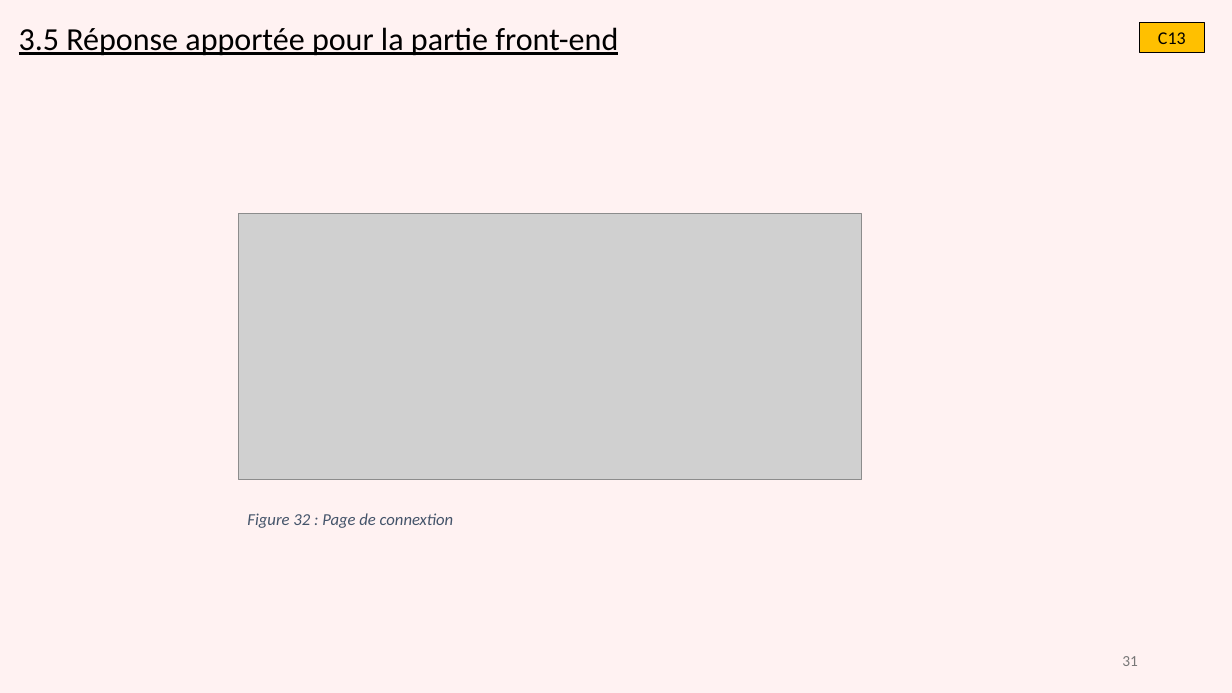
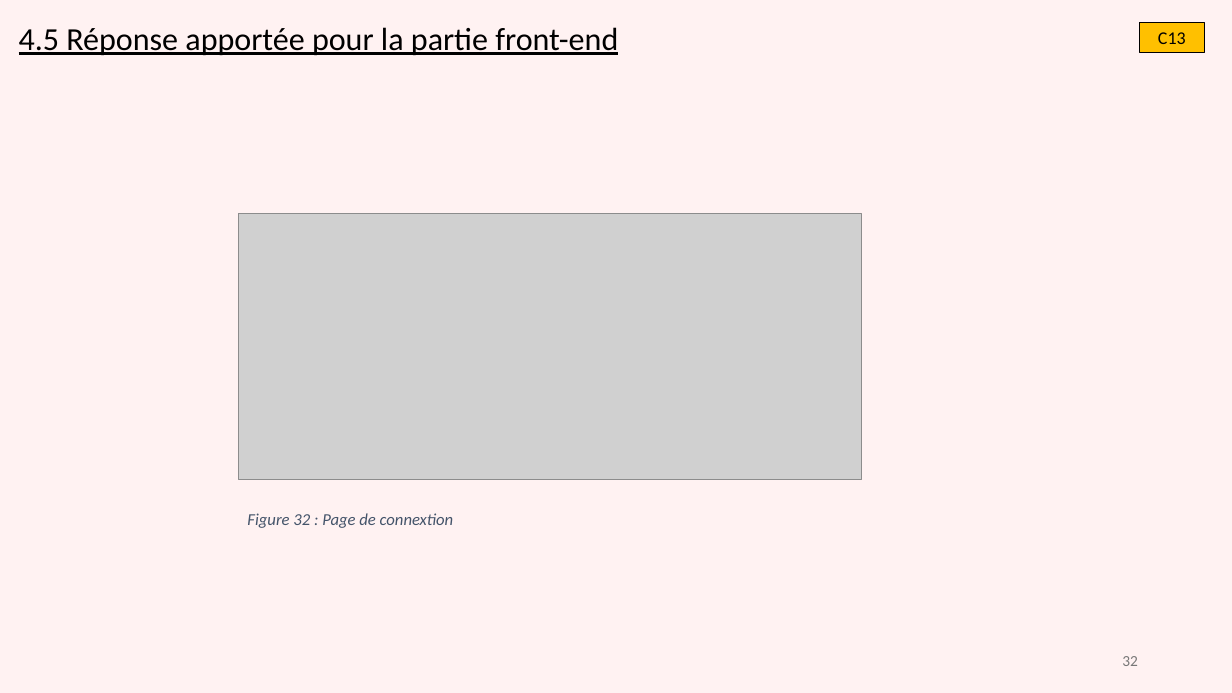
Before and after one commit to gdaume24/Projet-chef-oeuvre, a slide deck: slide 32 of E1/diapo.PPTX (slide 31 before the commit). Drawn at 1232x693 pixels with LibreOffice and Linux fonts; fonts in the diff are those of the drawing; grey boxes stand for pictures. Boxes give left, top, right and bottom in pixels: in the first picture for what was removed or moved away, otherwise in the second. Text is boxed around its words. In the diff, an @@ line names an element or a change of style, - is before the commit and + after.

```diff
--- a/E1/diapo.PPTX
+++ b/E1/diapo.PPTX
@@ text at bbox=[19, 27, 618, 56]: text changed @@
-3.5 Réponse apportée pour la partie front-end
+4.5 Réponse apportée pour la partie front-end
@@ page number at bbox=[1122, 656, 1138, 666]: text changed @@
-31
+32
```
Also in this commit, not shown: 12 other slides changed, 2 slides added, 2 slides removed, 4 other files.
